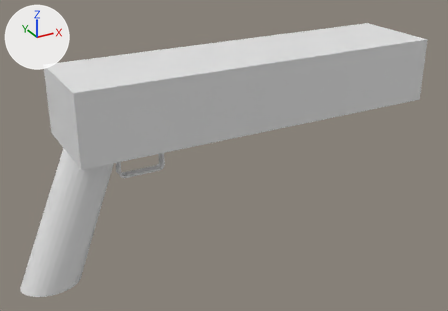
The FBX model blenderStuff/fbx/basicBase.fbx as it was, and as the next commit left it.
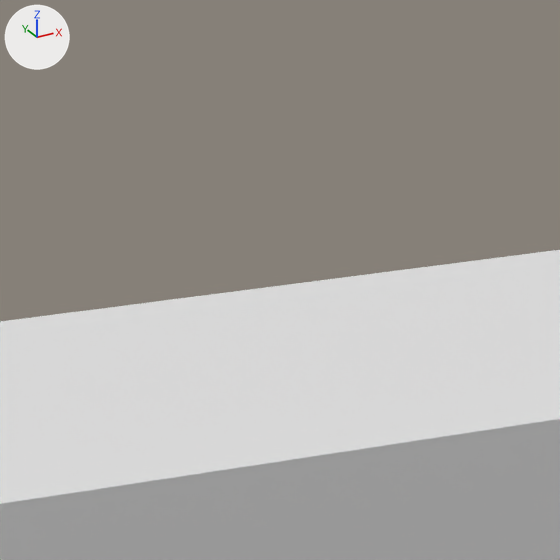
The first picture shows the older version from a camera (50 mm lens) standing at (-0.128, -0.541, 0.298) and looking at (0.167, -0.005, 0.031). The close-ups show both versions on the part from 27% to 48% of the width and 0% to 31% of the height of that picture; other places that the commit changed are outside them. Every picture has the same lights, and +X, +Y and +Z are marked at upper left. Where no turn or scale is listed for an object, it has been applied to the vertices.
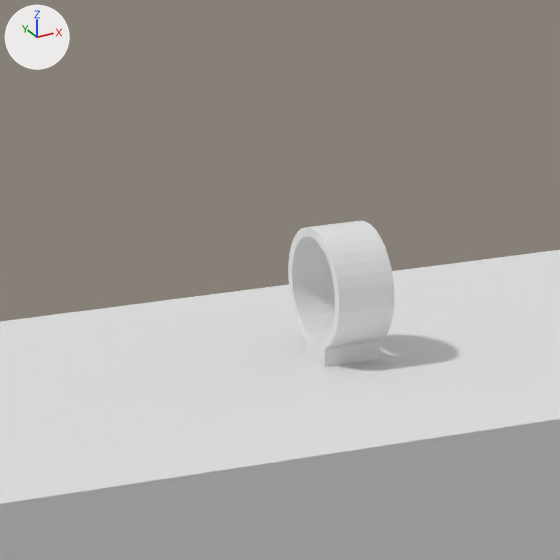
Where the change shows, as pixel boxes (x1, y1, x2, y2) in the close-ups (560 x 560 px):
'RearSight', added: after (288, 220, 394, 366)

What the commit changed:
Mesh me_cylinder_003 is new.
It has 126 vertices, 122 faces and spans x -0.005..0.005, y -0.01..0.01, z -0.0123..0.01.
Object 'RearSight' (ob_rearsight) is new; it shows me_cylinder_003.
Its location is (0.1201, 0.0, 0.1514).
